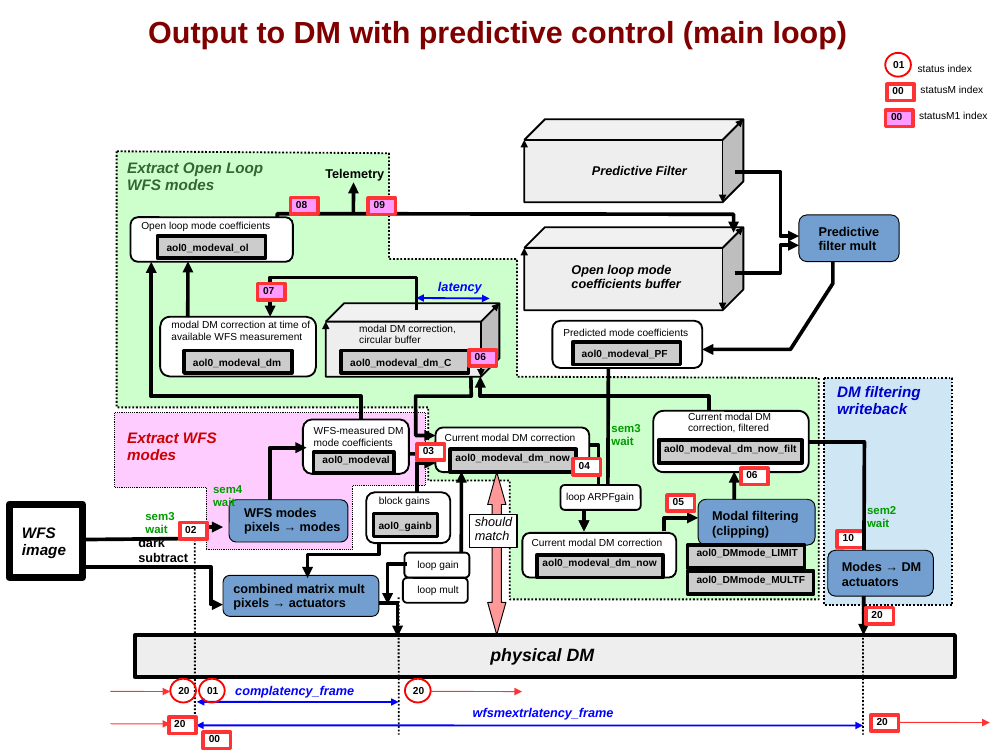
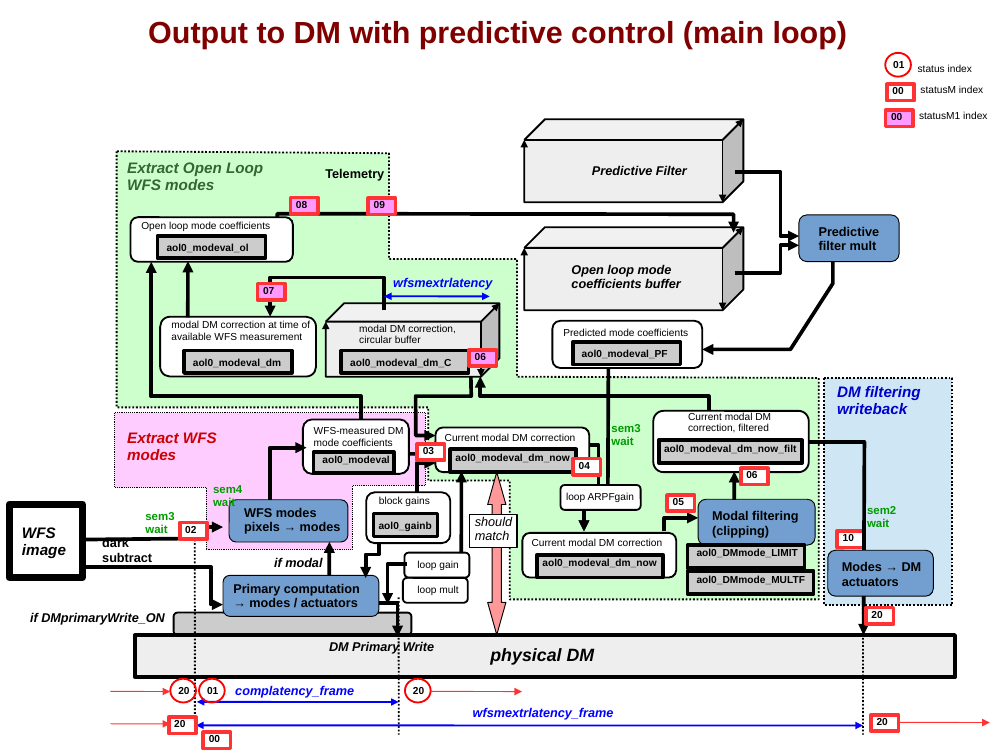
Before and after one commit to oguyon/Cfits, a slide deck: slide 7 of src/AOloopControl/doc/AOloopControl_figs.ppt. Drawn at 1008x756 pixels with LibreOffice and Linux fonts; fonts in the diff are those of the drawing. Boxes give left, top, right and bottom in pixels: in the first picture for what was removed or moved away, otherwise in the second. Text is boxed around its words. In the diff, an @@ line names an element or a change of style, - is before the commit and + after.

```diff
--- a/src/AOloopControl/doc/AOloopControl_figs.ppt
+++ b/src/AOloopControl/doc/AOloopControl_figs.ppt
@@ freeform shape: place and size @@
-freeform shape at (270, 277, 416, 316)
+freeform shape at (270, 277, 383, 316)
@@ double arrow moved from (416, 298) - (489, 298) to (384, 296) - (489, 296) @@
@@ text added at (393, 277, 492, 290), 10 pt, text #0000FF, bold, italic @@
+wfsmextrlatency
@@ text removed at (438, 281, 482, 294) @@
-latency
@@ text "dark subtract": place and size @@
-text "dark subtract" at (138, 537, 188, 562)
+text "dark subtract" at (102, 537, 152, 562)
@@ text added at (274, 557, 322, 567), 10 pt, text #000000, bold, italic @@
+if modal
@@ arrow moved from (353, 214) - (354, 182) to (329, 575) - (329, 542) @@
@@ freeform shape: place and size @@
-freeform shape at (307, 543, 379, 578)
+freeform shape at (366, 543, 380, 578)
@@ text at (233, 583, 360, 607): text changed @@
-combined matrix mult
-pixels → actuators
+Primary computation → modes / actuators
@@ text added at (30, 612, 165, 625), 10 pt, text #000000, bold, italic @@
+if DMprimaryWrite_ON
@@ rounded rectangle added at (174, 613, 412, 635), fill #CCCCCC, outline #000000 1.45 pt @@
@@ text added at (329, 641, 434, 654), 10 pt, text #000000, bold, italic @@
+DM Primary Write
```
Also in this commit, not shown: 3 other slides changed, 3 other files.
